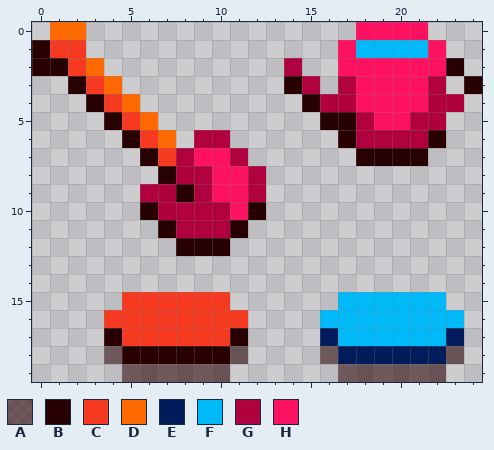
A pixel-art sprite gets an edit: proyectorUnity/Assets/Sprites/objects&items/herramientas.png. That is the earlier state.
The file is 25x20 pixels. Pixels under 10% opacity are left out. Colours within 5 levels of each other are drawn and written as one.
Palette (. is transparent): A #27000291  B #290002  C #f53a21  D #ff6900  E #001c5a  F #00b9f8  G #b0003d  H #ff1162
The same view after the edit:
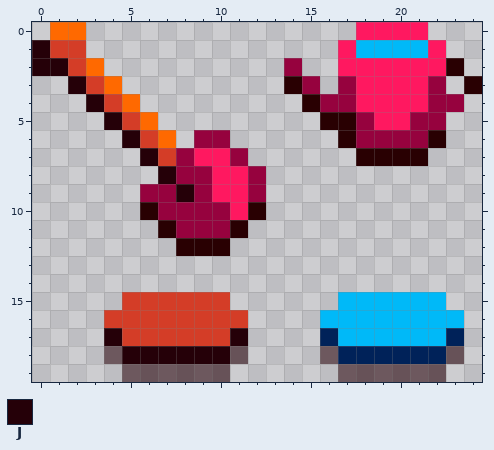
Colours new in this view: J #250008
Diff:
colour A: #27000291 -> #25000891
colour C: #f53a21 -> #d43d27
colour E: #001c5a -> #002259
colour G: #b0003d -> #96023e
colour H: #ff1162 -> #ff1860
y 1: x 0 B -> J
y 2: x 0..1 BB -> JJ
y 3: x 2 B -> J
y 4: x 3 B -> J
y 5: x 4 B -> J
y 6: x 5 B -> J
y 7: x 6 B -> J
y 8: x 7 B -> J
y 9: x 8 B -> J
y 17: x 4 B -> J; x 11 B -> J
y 18: x 5..10 BBBBBB -> JJJJJJ
Where, in picture pixels (left, top, right, bottom), the same in both pictures:
changed: (32, 22, 464, 238)
changed: (104, 292, 248, 382)
changed: (320, 328, 464, 382)
